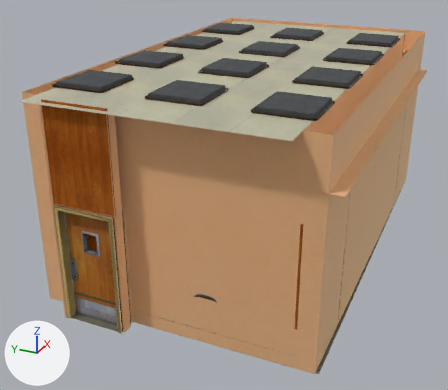
What one commit did to the FBX model vr-anatomy-app/Assets/Environment/room1.fbx.
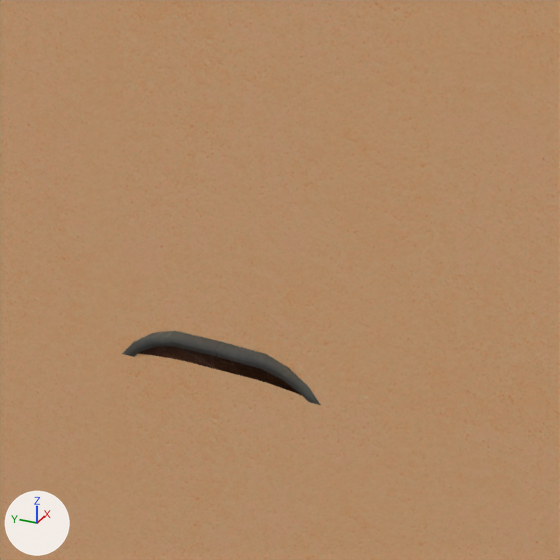
There are two pictures of each version: one whole from a 50 mm lens placed at (-13.16, -4.89, 7.46), pointed at (-0.62, 0.75, 1.19), one close up on the part from 40% to 55% of the width and 65% to 82% of the height. Arrows for +X, +Y and +Z are at lower left; the lights stay in place. Where no turn or scale is listed for an object, it has been applied to the vertices.

The older version as bpy lines, for what is in view:
```python
ob_main = bpy.data.objects.new('Main', me_mesh)
ob_main.location = (0.0, 0.0, 0.0)
```
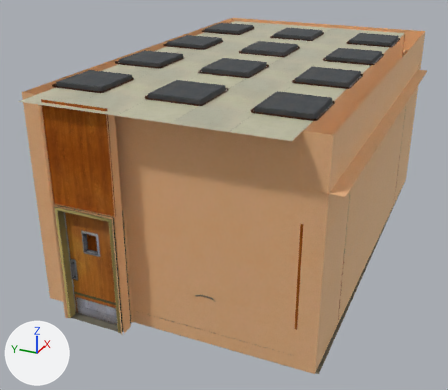
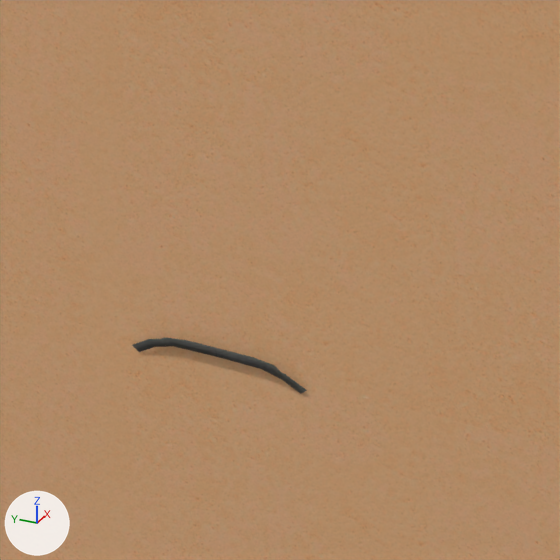
What differs and where, as boxes (x1, y1, x2, y2) in the close-ups (560 x 560 px):
part 1 of me_mesh, deleted
    before: (122, 331, 321, 405)

The edits, one by one:
me_mesh is used by ob_main; location (0.0, 0.0, 0.0).
me_mesh had 29078 vertices, 50557 faces and spanned x -5.06..5.45, y -3.04..3.33, z -0.03..4.57.
me_mesh now has 28142 vertices, 48855 faces and spans x -5.06..5.45, y -3.04..3.33, z -0.03..4.57.
Part 1, on me_mesh:
78 vertices are removed from x -4.55..-4.28, y -0.91..-0.37, z 0.02..1.07.
185 faces are deleted.
